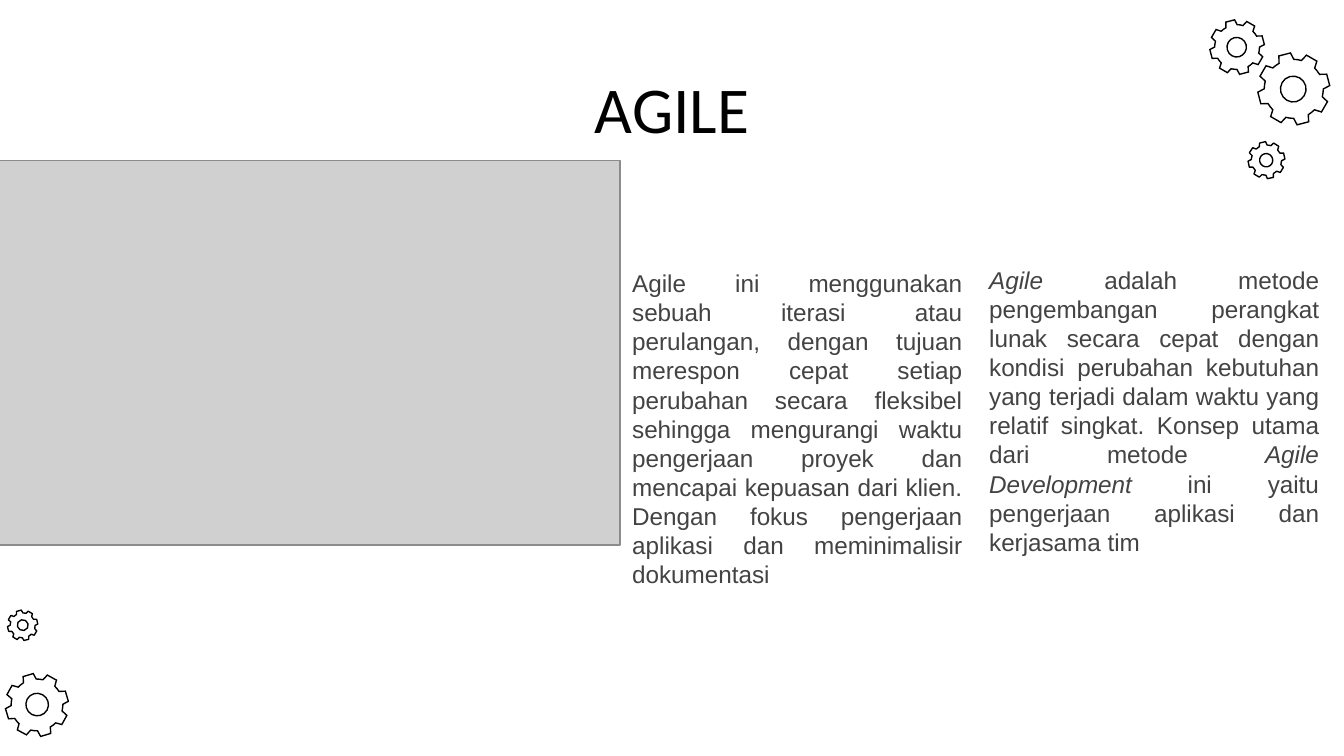
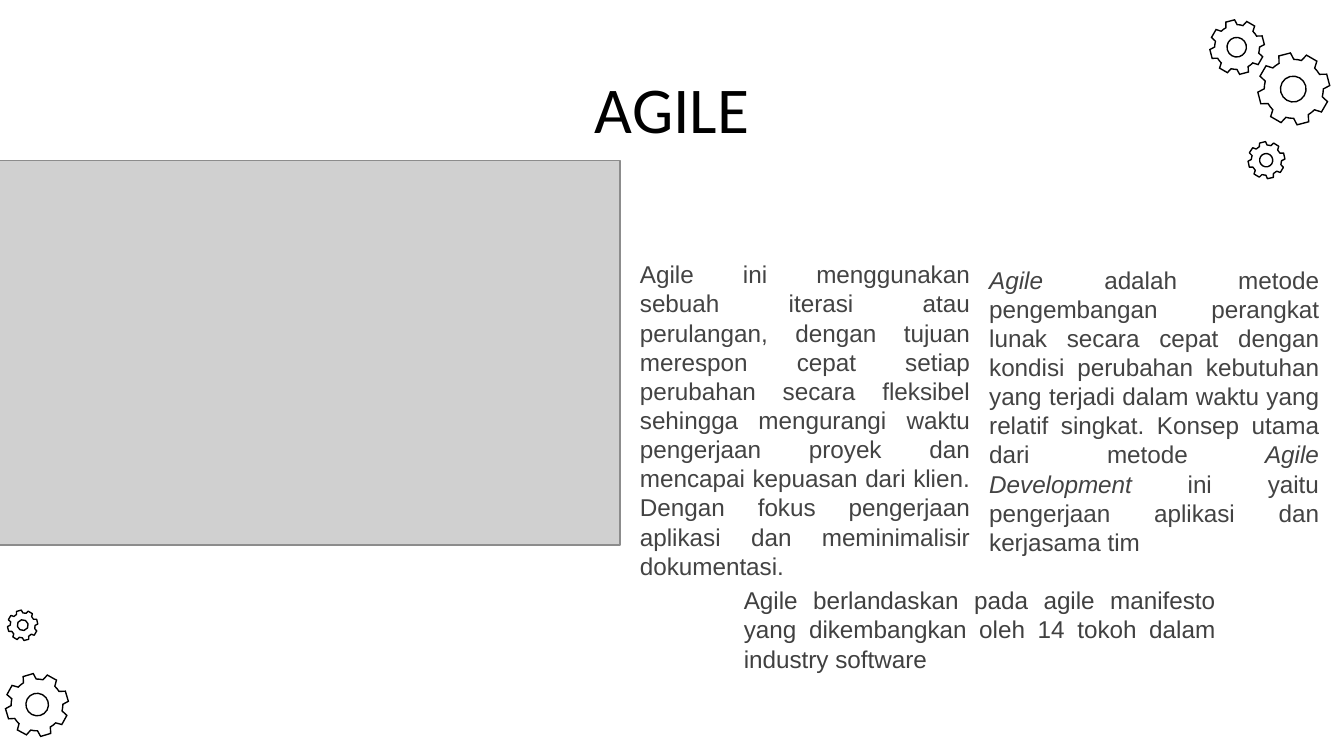
Before and after one commit to kokurate/Proposal, a slide deck: slide 10 of [] patch/proposal.pptx (slide 8 before the commit). Drawn at 1344x756 pixels with LibreOffice and Linux fonts; fonts in the diff are those of the drawing; grey boxes stand for pictures. Boxes give left, top, right and bottom in pixels: in the first picture for what was removed or moved away, otherwise in the second. Text is boxed around its words. In the diff, an @@ line names an element or a change of style, - is before the commit and + after.

```diff
--- a/[] patch/proposal.pptx
+++ b/[] patch/proposal.pptx
@@ text at (640,265,970,576): text changed @@
-Agile ini menggunakan sebuah iterasi atau perulangan, dengan tujuan merespon cepat setiap perubahan secara fleksibel sehingga mengurangi waktu pengerjaan proyek dan mencapai kepuasan dari klien. Dengan fokus pengerjaan aplikasi dan meminimalisir dokumentasi
+Agile ini menggunakan sebuah iterasi atau perulangan, dengan tujuan merespon cepat setiap perubahan secara fleksibel sehingga mengurangi waktu pengerjaan proyek dan mencapai kepuasan dari klien. Dengan fokus pengerjaan aplikasi dan meminimalisir dokumentasi.
@@ text added at (744,591,1215,673), 13 pt, text #404040 @@
+Agile berlandaskan pada agile manifesto yang dikembangkan oleh 14 tokoh dalam industry software
```
Also in this commit, not shown: 6 other slides changed, 4 slides added, 1 slide removed, 6 other files.
